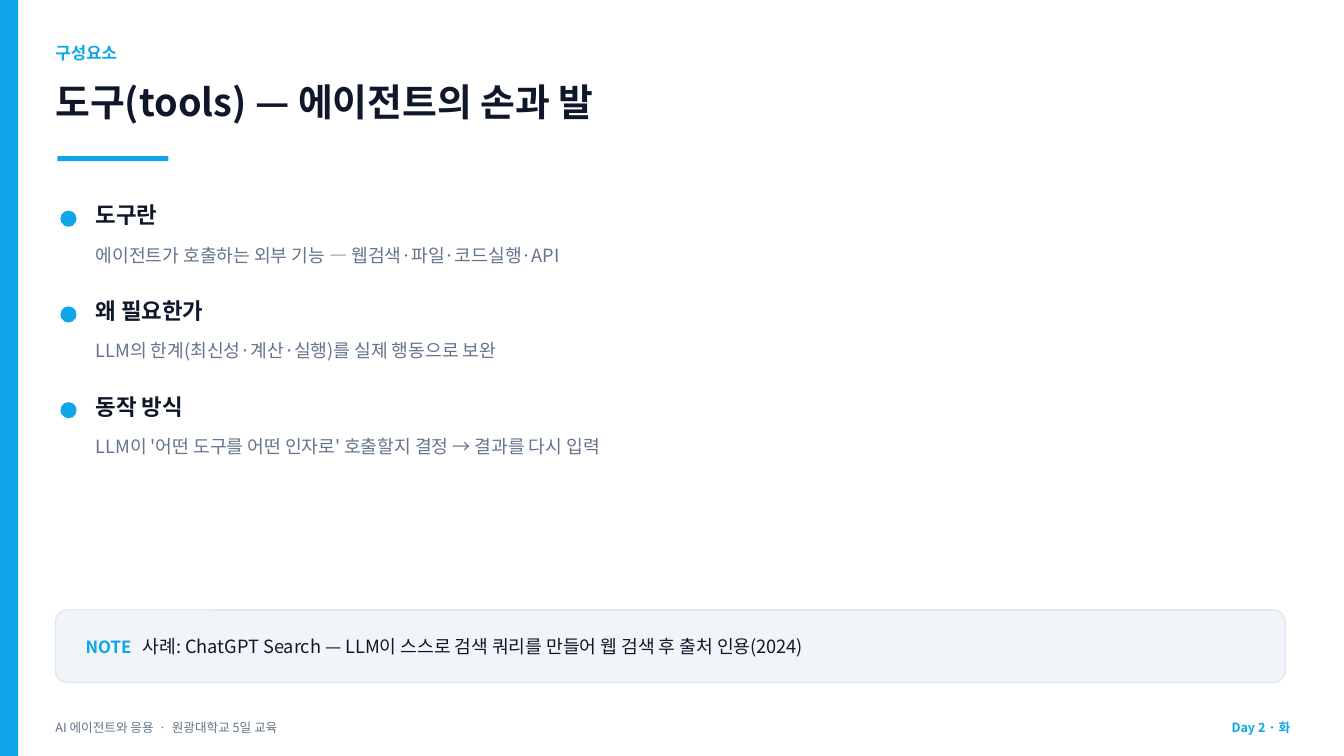
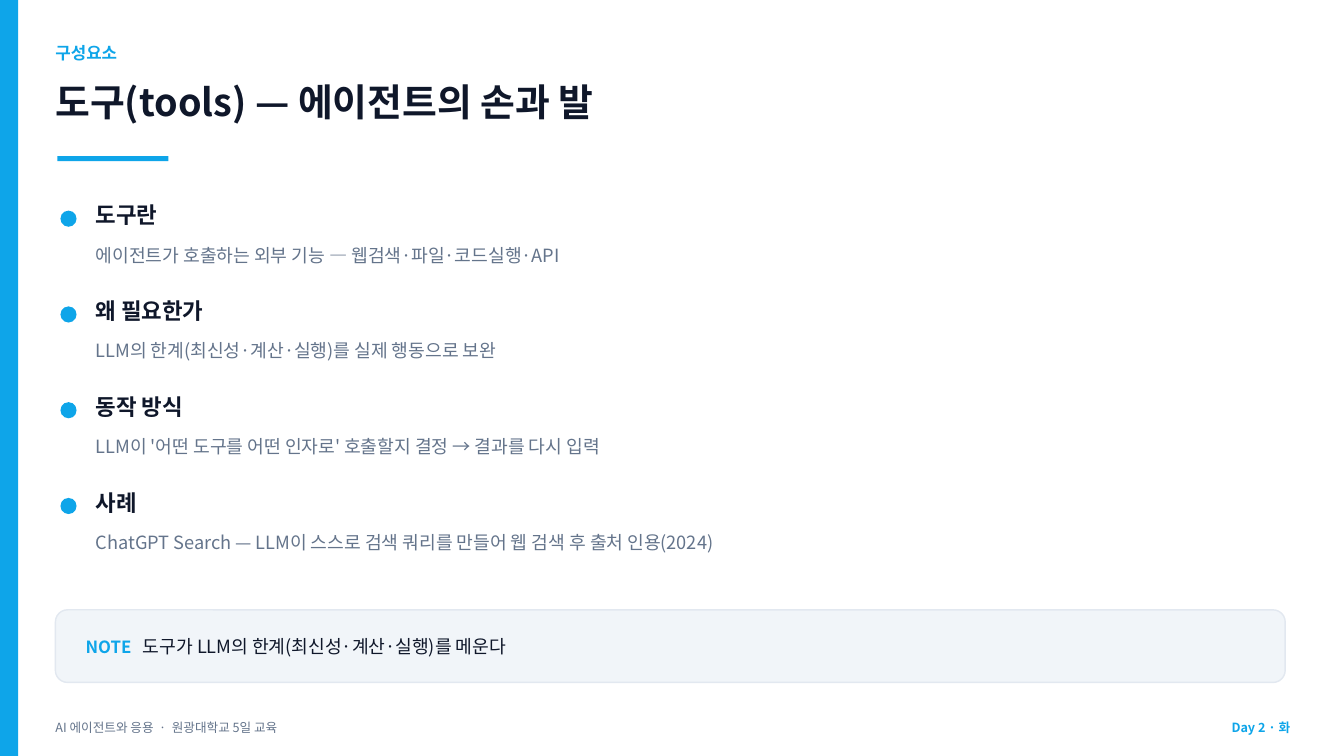
Before and after one commit to jyshin-22/wku-ai-agent-program, a slide deck: slide 14 of slides/day2.pptx (slide 10 before the commit). Drawn at 1344x756 pixels with LibreOffice and Linux fonts; fonts in the diff are those of the drawing. Boxes give left, top, right and bottom in pixels: in the first picture for what was removed or moved away, otherwise in the second. Text is boxed around its words. In the diff, an @@ line names an element or a change of style, - is before the commit and + after.

```diff
--- a/slides/day2.pptx
+++ b/slides/day2.pptx
@@ ellipse added at (60, 498, 77, 514), fill #0EA5E9 @@
@@ text added at (96, 492, 137, 513), 16 pt, text #0F172A, bold @@
+사례
@@ text at (96, 534, 713, 553): text changed; text colour #0F172A to #64748B @@
-NOTE 사례: ChatGPT Search — LLM이 스스로 검색 쿼리를 만들어 웹 검색 후 출처 인용(2024)
+ChatGPT Search — LLM이 스스로 검색 쿼리를 만들어 웹 검색 후 출처 인용(2024)
@@ text "ChatGPT Search — LLM이 스스로 ..." at (96, 534, 713, 553): vertical alignment middle to top @@
@@ text added at (86, 638, 506, 657), 13 pt, text #0F172A @@
+NOTE 도구가 LLM의 한계(최신성·계산·실행)를 메운다
```
Also in this commit, not shown: 8 other slides changed, 8 slides added, 8 other files.
